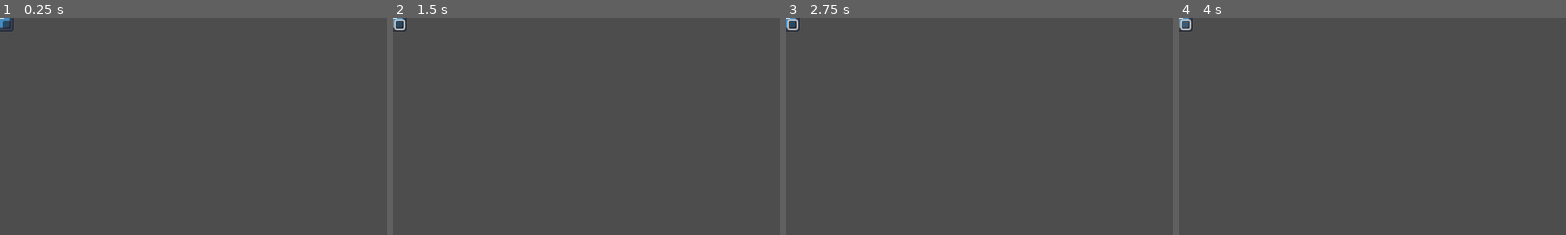
Above: before the commit, frames 1-4 (left to right).
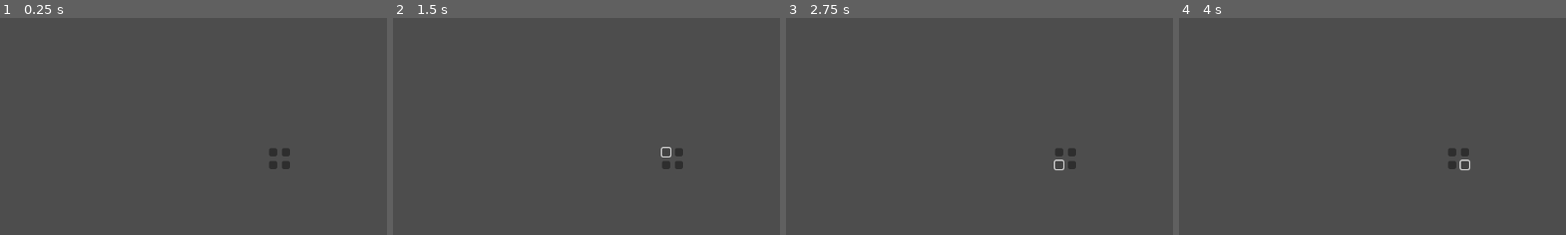
Above: after the commit, the same moments.

Repository: RRealJ/GameJam2024
Game: Godot game, scene res://cenas/peca2x2.tscn
The game is run twice, just before and just after one commit, with the same random seed, the same clock (stepped at 60 frames per second) and the same inputs. The project has no main scene, so this scene is started directly. The engine's default icon, where the game draws it, is replaced by a stand-in: a white triangle on a blue panel in a dark square.
Inputs (mouse positions are % of the whole screen's width and height, from its top left; square brackets give the same spot before the commit, where the layout moved):
- Up to frame 1 (0.25 s): no input
- Up to frame 2 (1.5 s): click (37, 34) [1, 2] at 0.5 s; click (35, 31) at 1.27 s
- Up to frame 3 (2.75 s): click (35, 34) at 2.02 s
- Up to frame 4 (4 s): click (37, 31) at 2.77 s; click (37, 34) [1, 2] at 3.5 s
The pictures show only the part of the screen within x 0-50%, y 0-50%; the shares and areas given below are measured in that part.

The runs differ from the first frame. In frame 1, 0.4% of the frame differs, in the area x 0-75%, y 0-70%; in frame 2, 0.5%; in frame 3, 0.5%, in the area x 0-75%, y 0-71%; in frame 4, 0.4%.

Commit message:
script peca_geral, para base de todas as pecas

Diff:
--- /dev/null
+++ b/cenas/Player.tscn
@@ -0,0 +1,32 @@
+[gd_scene load_steps=2 format=3 uid="uid://8gq0mpfkho4a"]
+
+[sub_resource type="GDScript" id="GDScript_8386k"]
+script/source = "extends CharacterBody2D
+
+
+const SPEED = 300.0
+const JUMP_VELOCITY = -400.0
+
+
+func _physics_process(delta: float) -> void:
+	# Add the gravity.
+	if not is_on_floor():
+		velocity += get_gravity() * delta
+
+	# Handle jump.
+	if Input.is_action_just_pressed(\"ui_accept\") and is_on_floor():
+		velocity.y = JUMP_VELOCITY
+
+	# Get the input direction and handle the movement/deceleration.
+	# As good practice, you should replace UI actions with custom gameplay actions.
+	var direction := Input.get_axis(\"ui_left\", \"ui_right\")
+	if direction:
+		velocity.x = direction * SPEED
+	else:
+		velocity.x = move_toward(velocity.x, 0, SPEED)
+
+	move_and_slide()
+"
+
+[node name="Player" type="CharacterBody2D"]
+script = SubResource("GDScript_8386k")
--- a/cenas/peca2x2.tscn
+++ b/cenas/peca2x2.tscn
@@ -7,44 +7,49 @@
 size = Vector2(40, 40)
 
 [node name="peca2x2" type="Node2D"]
+position = Vector2(415, 208)
 script = ExtResource("1_bh5f1")
 
-[node name="Sprite2D" type="Sprite2D" parent="."]
-position = Vector2(-2.84217e-14, -7.10543e-15)
+[node name="sprite" type="Sprite2D" parent="."]
+position = Vector2(-2.84217e-14, 1)
 scale = Vector2(0.320313, 0.320313)
 texture = ExtResource("1_3b64e")
 
-[node name="Area2D" type="Area2D" parent="Sprite2D"]
+[node name="area" type="Area2D" parent="sprite"]
 position = Vector2(1.48866e-06, 3.72166e-07)
 scale = Vector2(3.12195, 3.12195)
 
-[node name="Button" type="Button" parent="Sprite2D/Area2D"]
+[node name="Button" type="Button" parent="sprite/area"]
 offset_left = -15.0
 offset_top = -15.0
 offset_right = -3.0
 offset_bottom = -3.0
+metadata/_edit_use_anchors_ = true
 
-[node name="Button2" type="Button" parent="Sprite2D/Area2D"]
+[node name="Button2" type="Button" parent="sprite/area"]
 offset_left = 4.0
 offset_top = 4.0
 offset_right = 16.0
 offset_bottom = 16.0
 metadata/_edit_use_anchors_ = true
 
-[node name="Button3" type="Button" parent="Sprite2D/Area2D"]
+[node name="Button3" type="Button" parent="sprite/area"]
 offset_left = -15.0
 offset_top = 4.0
 offset_right = -3.0
 offset_bottom = 16.0
 metadata/_edit_use_anchors_ = true
 
-[node name="Button4" type="Button" parent="Sprite2D/Area2D"]
+[node name="Button4" type="Button" parent="sprite/area"]
 offset_left = 4.0
 offset_top = -15.0
 offset_right = 16.0
 offset_bottom = -3.0
+metadata/_edit_use_anchors_ = true
 
-[node name="CollisionShape2D" type="CollisionShape2D" parent="Sprite2D/Area2D"]
+[node name="colissao" type="CollisionShape2D" parent="sprite/area"]
 position = Vector2(5.68434e-14, -1.19209e-07)
 scale = Vector2(1, 1)
 shape = SubResource("RectangleShape2D_mo62t")
+
+[connection signal="ready" from="." to="." method="_on_ready"]
--- a/scripts/peca_geral.gd
+++ b/scripts/peca_geral.gd
@@ -1 +1,9 @@
 extends Node2D
+
+class_name Peca
+
+@onready var area = $textura/area
+@onready var textura : Resource
+
+func _on_ready() -> void:
+	$sprite.texture = textura #atribui a textura que quiser ao carregar na cena
